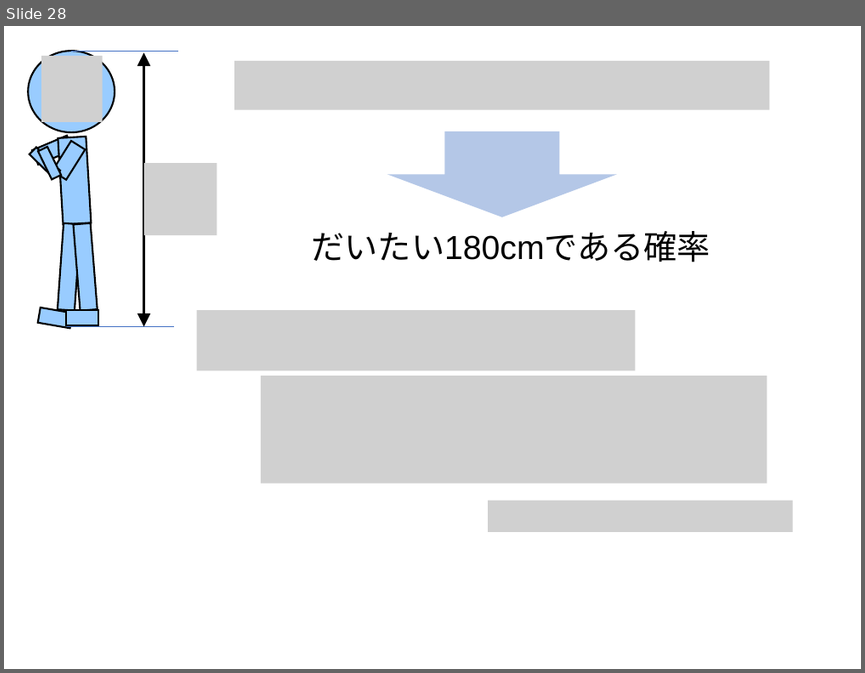
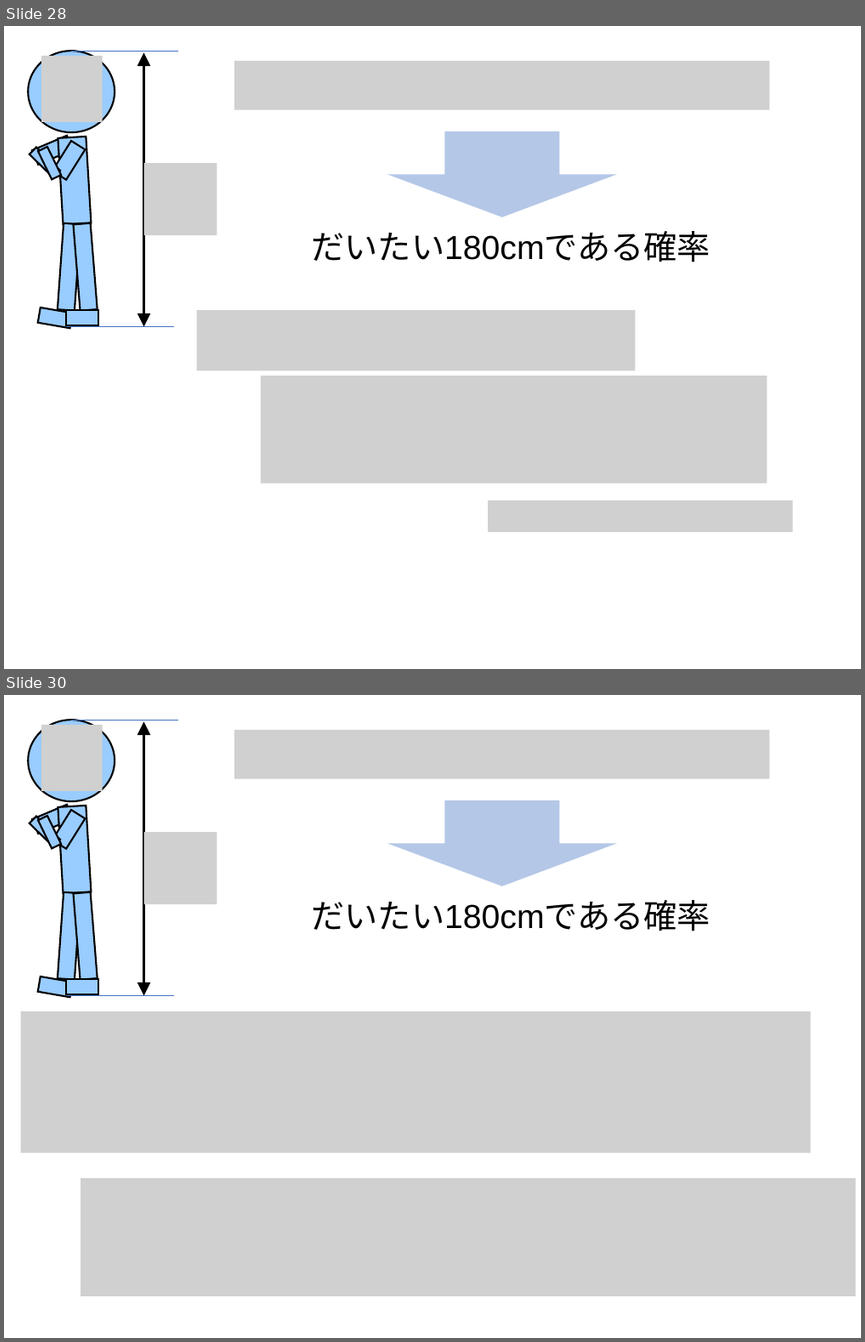
Before and after one commit to kilometer0101/TokyoR79, a slide deck: TokyoR79.pptx. Shown one above the other, each under a label of ours: slide 28 before the commit, slides 28 and 30 after it; the slides between them are not shown. The pictures are 865x673 and 865x1342 pixels, drawn with LibreOffice and Linux fonts; fonts in the diff are those of the drawing; grey boxes stand for pictures. Boxes give left, top, right and bottom in pixels: in the first picture for what was removed or moved away, otherwise in the second. Text is boxed around its words. In the diff, an @@ line names an element or a change of style, - is before the commit and + after.

```diff
--- a/TokyoR79.pptx
+++ b/TokyoR79.pptx
@@ slide 30 added at [4,695,861,1338], background #FFFFFF @@
@@ picture added at [234,730,769,779] @@
@@ right arrow added at [387,800,617,886], fill #B4C7E7 @@
@@ group added at [28,720,216,997]: 9 rectangles, 2 pictures, 2 lines, 1 ellipse, 1 double arrow @@
@@ text added at [312,900,710,931], 28 pt, text #000000 @@
+だいたい180cmである確率
@@ picture added at [21,1011,812,1152] @@
@@ picture added at [80,1179,855,1297] @@
```
Also in this commit, not shown: 2 slides changed, 2 other slides added, 1 slide removed.
